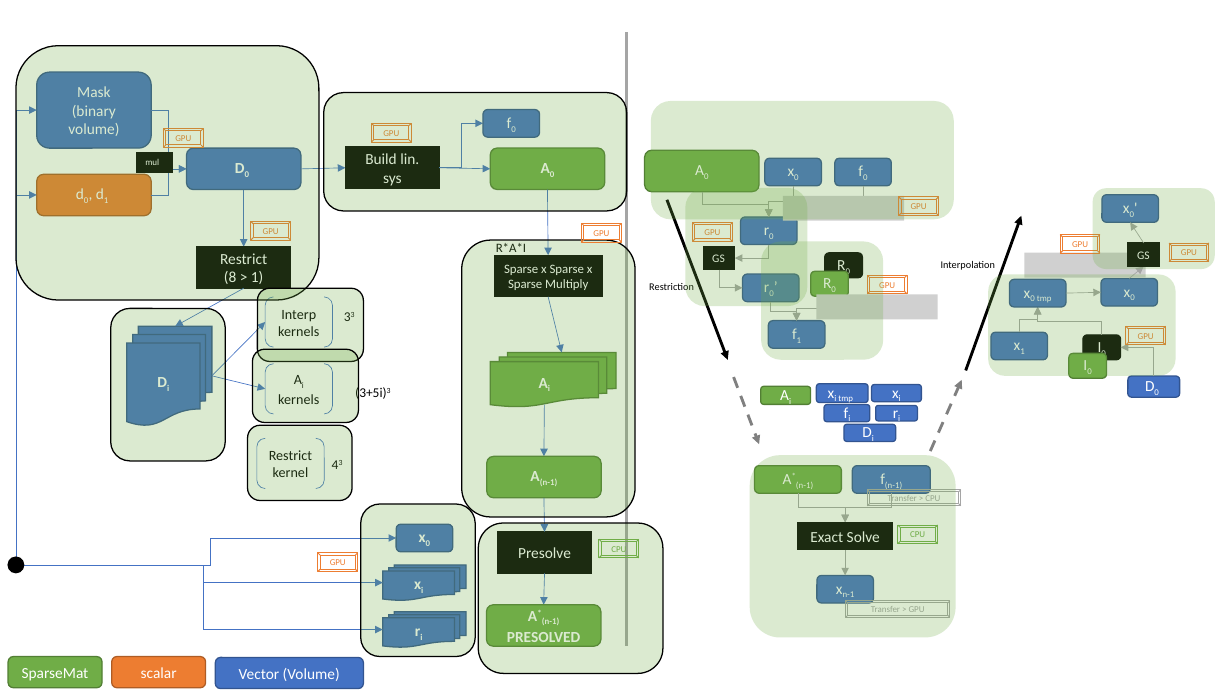
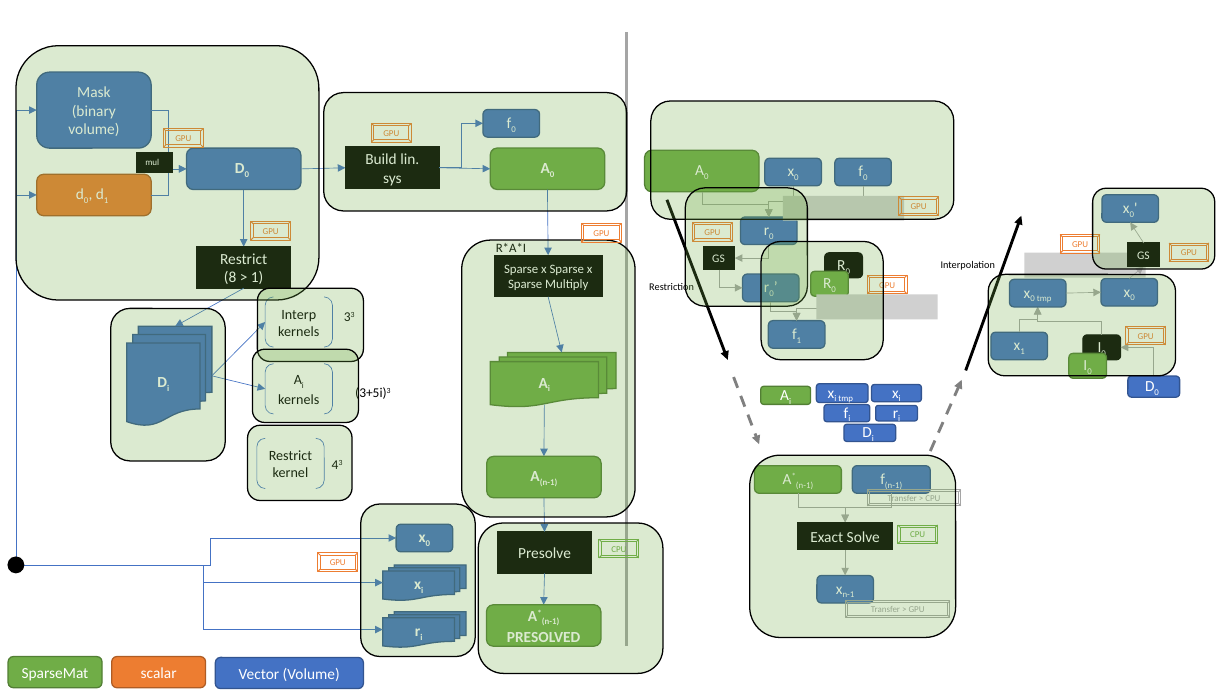
Before and after one commit to PeterZhouSZ/battery, a slide deck: slide 2 of data/process.pptx. Drawn at 1232x693 pixels with LibreOffice and Linux fonts; fonts in the diff are those of the drawing; grey boxes stand for pictures. Boxes give left, top, right and bottom in pixels: in the first picture for what was removed or moved away, otherwise in the second. Text is boxed around its words. In the diff, an @@ line names an element or a change of style, - is before the commit and + after.

```diff
--- a/data/process.pptx
+++ b/data/process.pptx
@@ outline none to #000000 1 pt in 6 elements at [651,101,954,219], [686,188,808,306], [1093,189,1215,270], [750,456,956,638], [988,274,1176,376], [762,241,884,360] @@
```
Also in this commit, not shown: 1 slide added, 1 other file.
